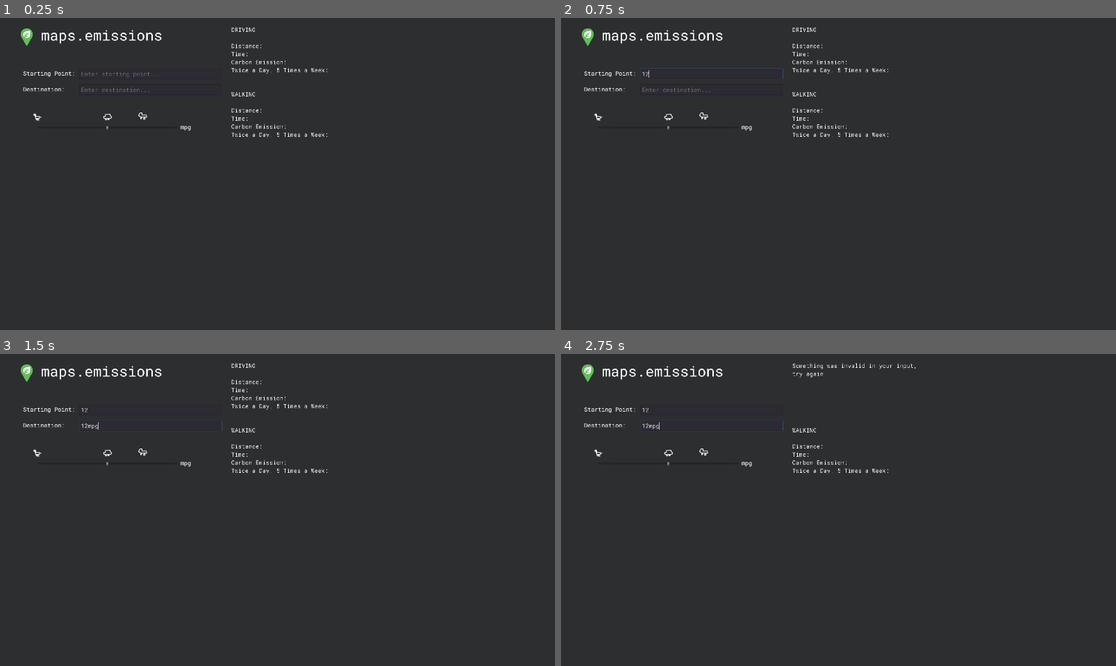
Above: before the commit, frames 1-4 (two rows, left to right).
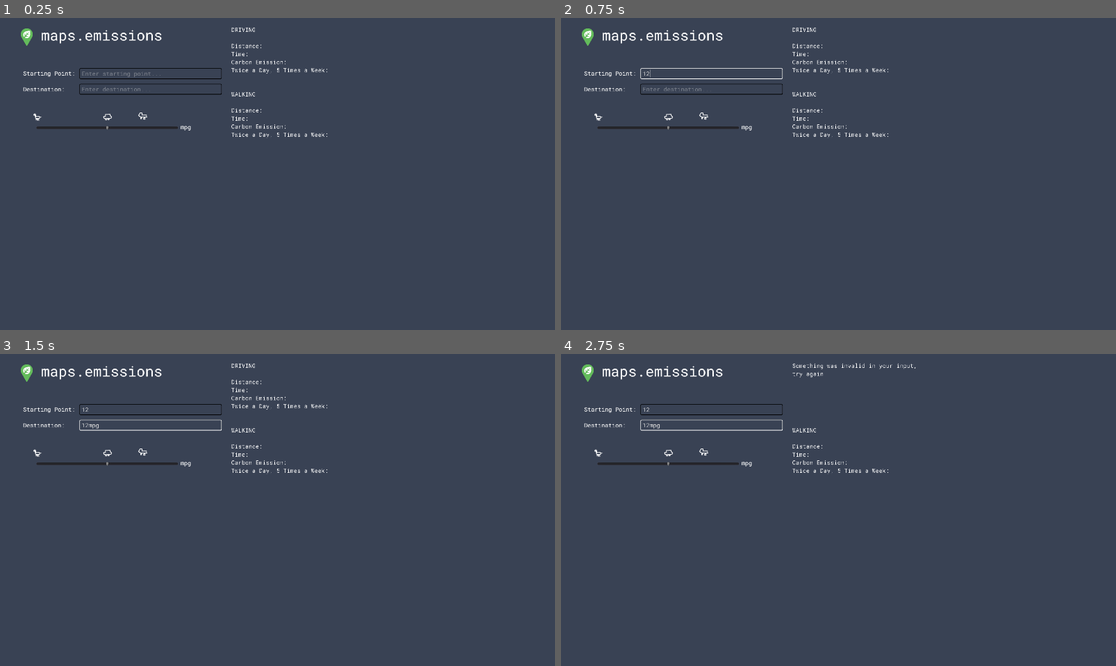
Above: after the commit, the same moments.

Repository: andymjchang/maps.emissions
Game: Godot game, scene res://Scenes/TestMain.tscn
The game is run twice, just before and just after one commit, with the same random seed, the same clock (stepped at 60 frames per second) and the same inputs.
Inputs (mouse positions are in pixels of both pictures, inside the frame that each line leads up to):
- Up to frame 1 (0.25 s): no input
- Up to frame 2 (0.75 s): click (710, 74) at 0.52 s; type "12" at 0.6 s
- Up to frame 3 (1.5 s): click (149, 425) at 0.75 s; type "12" at 0.83 s; type "mpg" at 1.25 s
- Up to frame 4 (2.75 s): tap Enter at 2 s

The runs differ from the first frame. In frame 1, 99% of the frame differs, in the area x 0-100%, y 0-100%; in frame 2, 99%; in frame 3, 99%; in frame 4, 99%.

Commit message:
update lineEdit ui

Diff:
--- a/Scenes/TestMain.tscn
+++ b/Scenes/TestMain.tscn
@@ -7,6 +7,8 @@
 [ext_resource path="res://Assets/car_icon.png" type="Texture" id=5]
 [ext_resource path="res://Assets/truck_icon.png" type="Texture" id=6]
 [ext_resource path="res://Assets/horse_icon.png" type="Texture" id=7]
+[ext_resource path="res://UI/basic_text_edit_focus.tres" type="StyleBox" id=8]
+[ext_resource path="res://UI/basic_text_edit.tres" type="StyleBox" id=9]
 
 [node name="TestMain" type="Control"]
 anchor_right = 1.0
@@ -16,7 +18,7 @@
 [node name="ColorRect" type="ColorRect" parent="."]
 margin_right = 1920.0
 margin_bottom = 1080.0
-color = Color( 0.176471, 0.180392, 0.188235, 1 )
+color = Color( 0.223529, 0.258824, 0.329412, 1 )
 
 [node name="Logo2" type="Sprite" parent="."]
 position = Vector2( 91, 66 )
@@ -33,19 +35,23 @@
 
 [node name="Starting" type="LineEdit" parent="."]
 margin_left = 275.0
-margin_top = 175.0
+margin_top = 174.0
 margin_right = 767.0
-margin_bottom = 212.0
+margin_bottom = 211.0
 custom_fonts/font = ExtResource( 3 )
+custom_styles/focus = ExtResource( 8 )
+custom_styles/normal = ExtResource( 9 )
 placeholder_text = "Enter starting point..."
 placeholder_alpha = 0.4
 
 [node name="Destination" type="LineEdit" parent="."]
 margin_left = 275.0
-margin_top = 230.0
+margin_top = 228.0
 margin_right = 767.0
-margin_bottom = 267.0
+margin_bottom = 265.0
 custom_fonts/font = ExtResource( 3 )
+custom_styles/focus = ExtResource( 8 )
+custom_styles/normal = ExtResource( 9 )
 placeholder_text = "Enter destination..."
 placeholder_alpha = 0.4
 
--- /dev/null
+++ b/UI/basic_text_edit.tres
@@ -0,0 +1,19 @@
+[gd_resource type="StyleBoxFlat" format=2]
+
+[resource]
+content_margin_left = 8.0
+content_margin_right = 1.0
+content_margin_top = 1.0
+content_margin_bottom = 1.0
+bg_color = Color( 0.435294, 0.470588, 0.513726, 0 )
+border_width_left = 2
+border_width_top = 2
+border_width_right = 2
+border_width_bottom = 2
+border_color = Color( 0, 0, 0, 1 )
+corner_radius_top_left = 4
+corner_radius_top_right = 4
+corner_radius_bottom_right = 4
+corner_radius_bottom_left = 4
+corner_detail = 20
+shadow_color = Color( 0, 0, 0, 0 )
--- /dev/null
+++ b/UI/basic_text_edit_focus.tres
@@ -0,0 +1,19 @@
+[gd_resource type="StyleBoxFlat" format=2]
+
+[resource]
+content_margin_left = 8.0
+content_margin_right = 1.0
+content_margin_top = 1.0
+content_margin_bottom = 1.0
+bg_color = Color( 0.435294, 0.470588, 0.513726, 0 )
+border_width_left = 2
+border_width_top = 2
+border_width_right = 2
+border_width_bottom = 2
+border_color = Color( 1, 1, 1, 1 )
+corner_radius_top_left = 4
+corner_radius_top_right = 4
+corner_radius_bottom_right = 4
+corner_radius_bottom_left = 4
+corner_detail = 20
+shadow_color = Color( 0, 0, 0, 0 )
Not shown: 1 places in Scenes/TestMain.tscn that only renumber resources
